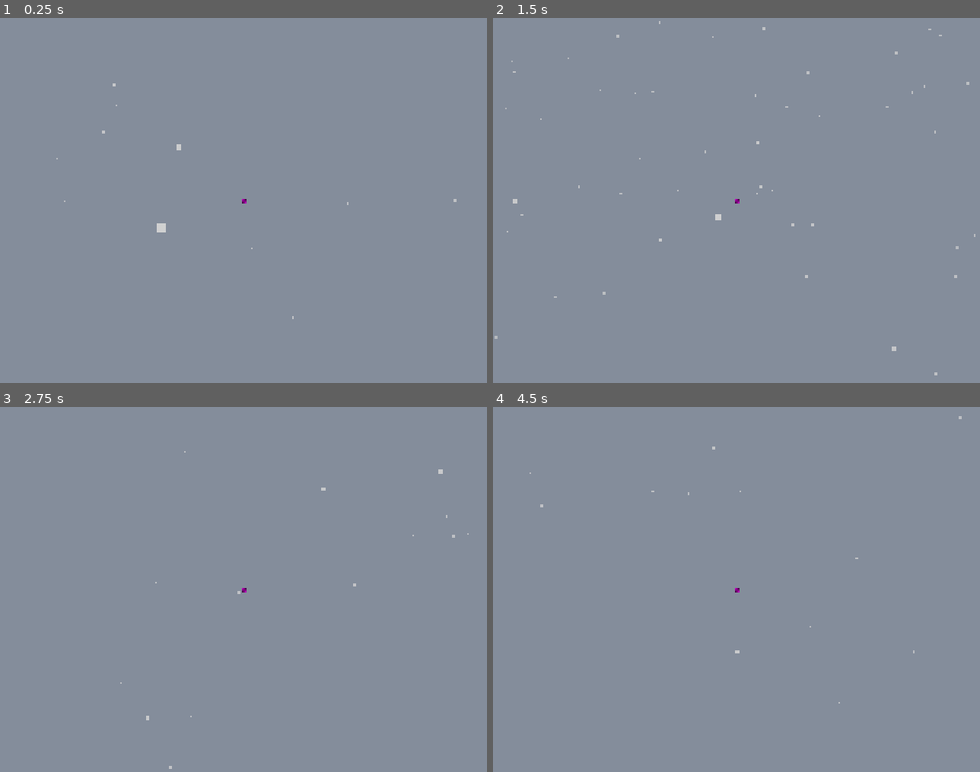
Above: before the commit, frames 1-4 (two rows, left to right).
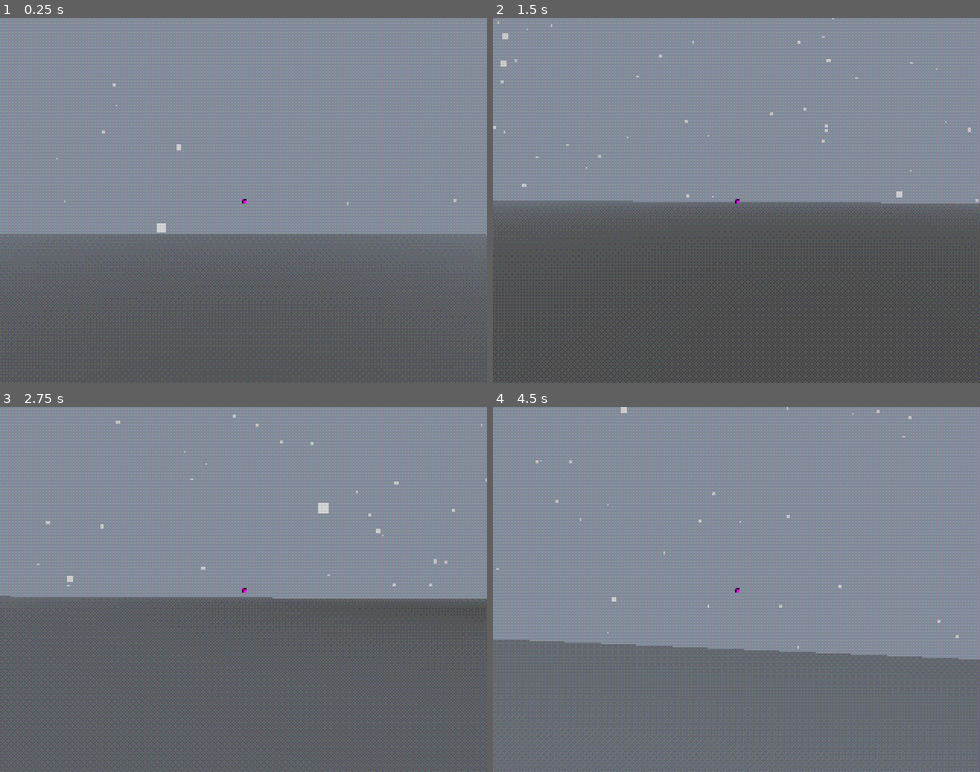
Above: after the commit, the same moments.

Repository: swigof/lowpoly-winter
Game: Godot game, scene res://scenes/main.tscn
Two runs of this game, one before a commit and one after it. Both use one fixed random seed, a clock stepped at 60 frames per second and the inputs below.
Inputs (mouse positions are in pixels of both pictures, inside the frame that each line leads up to):
- Up to frame 1 (0.25 s): no input
- Up to frame 2 (1.5 s): move the mouse to (843, 182) at 0.52 s; hold D (move_right) 0.53-1.28 s; click (843, 182) at 0.6 s; tap Space (jump) at 0.77 s; move the mouse to (712, 200) at 1.27 s; hold W (move_forward) from 1.28 s (still down); click (712, 200) at 1.35 s
- Up to frame 3 (2.75 s): keep holding W (move_forward); tap Space (jump) at 1.52 s; move the mouse to (253, 582) at 2.02 s; click (253, 582) at 2.1 s
- Up to frame 4 (4.5 s): keep holding W (move_forward); move the mouse to (731, 596) at 2.77 s; click (731, 596) at 2.85 s; tap Space (jump) at 3.02, 3.77 s; move the mouse to (775, 593) at 3.52 s; click (775, 593) at 3.6 s; move the mouse to (697, 585) at 4.27 s; click (697, 585) at 4.35 s

The runs differ from the first frame. In frame 1, 41% of the frame differs, in the area x 0-100%, y 49-100%; in frame 2, 50%, in the area x 0-100%, y 0-100%; in frame 3, 48%; in frame 4, 34%.

Commit message:
setup and use psx shader

Diff:
--- a/project.godot
+++ b/project.godot
@@ -84,3 +84,10 @@
 
 renderer/rendering_method="gl_compatibility"
 renderer/rendering_method.mobile="gl_compatibility"
+
+[shader_globals]
+
+precision_multiplier={
+"type": "float",
+"value": 1.0
+}
--- a/scenes/cube.tscn
+++ /dev/null
@@ -1,16 +0,0 @@
-[gd_scene load_steps=4 format=3 uid="uid://3d88kudufm44"]
-
-[ext_resource type="Material" uid="uid://csjsfva081pp6" path="res://materials/grass.tres" id="1_7ufek"]
-
-[sub_resource type="BoxShape3D" id="BoxShape3D_0xm2m"]
-
-[sub_resource type="BoxMesh" id="BoxMesh_h2yge"]
-material = ExtResource("1_7ufek")
-
-[node name="Cube" type="StaticBody3D"]
-
-[node name="CollisionShape3D" type="CollisionShape3D" parent="."]
-shape = SubResource("BoxShape3D_0xm2m")
-
-[node name="MeshInstance3D" type="MeshInstance3D" parent="."]
-mesh = SubResource("BoxMesh_h2yge")
--- /dev/null
+++ b/scenes/cube/cube.gd
@@ -0,0 +1,6 @@
+extends StaticBody3D
+
+func _ready():
+	var mesh = $MeshInstance3D.mesh as BoxMesh
+	var material = mesh.material as ShaderMaterial
+	material.set_shader_parameter("uv_scale", Vector2(scale.x, scale.x))
--- /dev/null
+++ b/scenes/cube/cube.tscn
@@ -0,0 +1,26 @@
+[gd_scene load_steps=6 format=3 uid="uid://3d88kudufm44"]
+
+[ext_resource type="Shader" uid="uid://ci1lstys2j1kx" path="res://shaders/godot-psx-style-demo/shaders/psx_lit.gdshader" id="1_8viuf"]
+[ext_resource type="Script" uid="uid://clew303o07s4b" path="res://scenes/cube/cube.gd" id="1_i7q2r"]
+
+[sub_resource type="BoxShape3D" id="BoxShape3D_0xm2m"]
+
+[sub_resource type="ShaderMaterial" id="ShaderMaterial_0d7ej"]
+render_priority = 0
+shader = ExtResource("1_8viuf")
+shader_parameter/modulate_color = Color(1, 1, 1, 1)
+shader_parameter/uv_scale = Vector2(1, 1)
+shader_parameter/uv_offset = Vector2(0, 0)
+shader_parameter/uv_pan_velocity = Vector2(0, 0)
+
+[sub_resource type="BoxMesh" id="BoxMesh_h2yge"]
+material = SubResource("ShaderMaterial_0d7ej")
+
+[node name="Cube" type="StaticBody3D"]
+script = ExtResource("1_i7q2r")
+
+[node name="CollisionShape3D" type="CollisionShape3D" parent="."]
+shape = SubResource("BoxShape3D_0xm2m")
+
+[node name="MeshInstance3D" type="MeshInstance3D" parent="."]
+mesh = SubResource("BoxMesh_h2yge")
--- a/scenes/main.tscn
+++ b/scenes/main.tscn
@@ -1,32 +1,59 @@
-[gd_scene load_steps=5 format=3 uid="uid://del5uh8qdlu0u"]
+[gd_scene load_steps=8 format=3 uid="uid://del5uh8qdlu0u"]
 
 [ext_resource type="PackedScene" uid="uid://clwyo2n58vr60" path="res://scenes/player/player.tscn" id="1_jyhfs"]
+[ext_resource type="Shader" uid="uid://b4mwl428x6mhl" path="res://shaders/godot-psx-style-demo/shaders/pp_band-dither.gdshader" id="1_tbgi4"]
+[ext_resource type="Texture2D" uid="uid://b0ub3tqjyw46f" path="res://shaders/godot-psx-style-demo/shaders/psxdither.png" id="2_tefeu"]
 [ext_resource type="AudioStream" uid="uid://br8dip5vvakx7" path="res://assets/music/II.+Andante+Cantabile-MusopenStringQuartet-CC0.mp3" id="3_tefeu"]
-[ext_resource type="PackedScene" uid="uid://3d88kudufm44" path="res://scenes/cube.tscn" id="4_jyhfs"]
+[ext_resource type="PackedScene" uid="uid://3d88kudufm44" path="res://scenes/cube/cube.tscn" id="4_jyhfs"]
+
+[sub_resource type="ShaderMaterial" id="ShaderMaterial_jxqm2"]
+shader = ExtResource("1_tbgi4")
+shader_parameter/dither_tex = ExtResource("2_tefeu")
+shader_parameter/col_depth = 15.0
+shader_parameter/dither_banding = true
 
 [sub_resource type="Environment" id="Environment_ig7tw"]
 fog_enabled = true
 
-[node name="Main" type="Node3D"]
+[node name="PostProcessing" type="CanvasLayer"]
+layer = 0
 
-[node name="Player" parent="." instance=ExtResource("1_jyhfs")]
+[node name="Dither" type="SubViewportContainer" parent="."]
+material = SubResource("ShaderMaterial_jxqm2")
+anchors_preset = 15
+anchor_right = 1.0
+anchor_bottom = 1.0
+grow_horizontal = 2
+grow_vertical = 2
+
+[node name="Viewport" type="SubViewport" parent="Dither"]
+handle_input_locally = false
+canvas_item_default_texture_filter = 0
+audio_listener_enable_2d = true
+audio_listener_enable_3d = true
+size = Vector2i(320, 240)
+render_target_update_mode = 4
+
+[node name="Main" type="Node3D" parent="Dither/Viewport"]
+
+[node name="Player" parent="Dither/Viewport/Main" instance=ExtResource("1_jyhfs")]
 transform = Transform3D(1, 0, 0, 0, 1, 0, 0, 0, 1, 0, 9.216894, 0)
 
-[node name="WorldEnvironment" type="WorldEnvironment" parent="."]
+[node name="WorldEnvironment" type="WorldEnvironment" parent="Dither/Viewport/Main"]
 environment = SubResource("Environment_ig7tw")
 
-[node name="Music" type="AudioStreamPlayer3D" parent="."]
+[node name="Music" type="AudioStreamPlayer3D" parent="Dither/Viewport/Main"]
 process_mode = 3
 transform = Transform3D(1, 0, 0, 0, 1, 0, 0, 0, 1, 5, 5, 25)
 stream = ExtResource("3_tefeu")
 autoplay = true
 parameters/looping = true
 
-[node name="Cube" parent="." instance=ExtResource("4_jyhfs")]
+[node name="Cube" parent="Dither/Viewport/Main" instance=ExtResource("4_jyhfs")]
 transform = Transform3D(1.1574379, 1.6273243, 0.11023799, -1.3645704, 1.0401667, -1.027619, -0.89346784, 0.519489, 1.712264, 0, 3.7598357, 0)
 
-[node name="Cube2" parent="." instance=ExtResource("4_jyhfs")]
+[node name="Cube2" parent="Dither/Viewport/Main" instance=ExtResource("4_jyhfs")]
 transform = Transform3D(100, 0, 0, 0, 100, 0, 0, 0, 100, 0, -50, 0)
 
-[node name="Cube3" parent="." instance=ExtResource("4_jyhfs")]
+[node name="Cube3" parent="Dither/Viewport/Main" instance=ExtResource("4_jyhfs")]
 transform = Transform3D(10, 0, 0, 0, 10, 0, 0, 0, 10, -14.786228, 74.96221, 1.3539977)
Not shown, added: scenes/cube/cube.gd.uid
